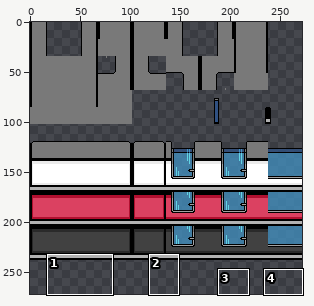
Two versions of one sprite sheet, Z-wall-tiles.png. The picture above shows the old version from afar; the outline marks the close-up.
Close-up. Old version:
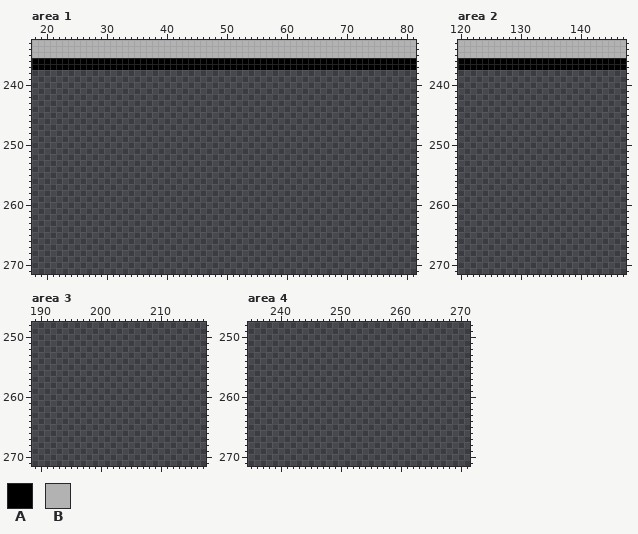
The file is 272x272 pixels. Colours within 5 levels of each other are drawn and written as one. Shown: area 1: x 18..81, y 233..271; area 2: x 120..147, y 233..271; area 3: x 189..217, y 248..271; area 4: x 235..271, y 248..271.
Palette (. is transparent): A #000000  B #b2b2b2
Pixels before, area 1 (only the part around the change), first column x 20:
233 BBBBBBBBBBBBBBBBBBBBBBBBBBBBBBBBBBBBBBBBBBBBBBBBBBBBBBBBBBBBBB
234 BBBBBBBBBBBBBBBBBBBBBBBBBBBBBBBBBBBBBBBBBBBBBBBBBBBBBBBBBBBBBB
235 BBBBBBBBBBBBBBBBBBBBBBBBBBBBBBBBBBBBBBBBBBBBBBBBBBBBBBBBBBBBBB
236 AAAAAAAAAAAAAAAAAAAAAAAAAAAAAAAAAAAAAAAAAAAAAAAAAAAAAAAAAAAAAA
237 AAAAAAAAAAAAAAAAAAAAAAAAAAAAAAAAAAAAAAAAAAAAAAAAAAAAAAAAAAAAAA
238 ..............................................................
239 ..............................................................
240 ..............................................................
241 ..............................................................
242 ..............................................................
243 ..............................................................
244 ..............................................................
245 ..............................................................
246 ..............................................................
247 ..............................................................
248 ..............................................................
249 ..............................................................
250 ..............................................................
251 ..............................................................
252 ..............................................................
253 ..............................................................
254 ..............................................................
255 ..............................................................
256 ..............................................................
257 ..............................................................
258 ..............................................................
259 ..............................................................
260 ..............................................................
261 ..............................................................
262 ..............................................................
263 ..............................................................
264 ..............................................................
265 ..............................................................
266 ..............................................................
267 ..............................................................
268 ..............................................................
269 ..............................................................
270 ..............................................................
271 ..............................................................
Pixels before, area 2, first column x 120:
233 BBBBBBBBBBBBBBBBBBBBBBBBBBBB
234 BBBBBBBBBBBBBBBBBBBBBBBBBBBB
235 BBBBBBBBBBBBBBBBBBBBBBBBBBBB
236 AAAAAAAAAAAAAAAAAAAAAAAAAAAA
237 AAAAAAAAAAAAAAAAAAAAAAAAAAAA
New version:
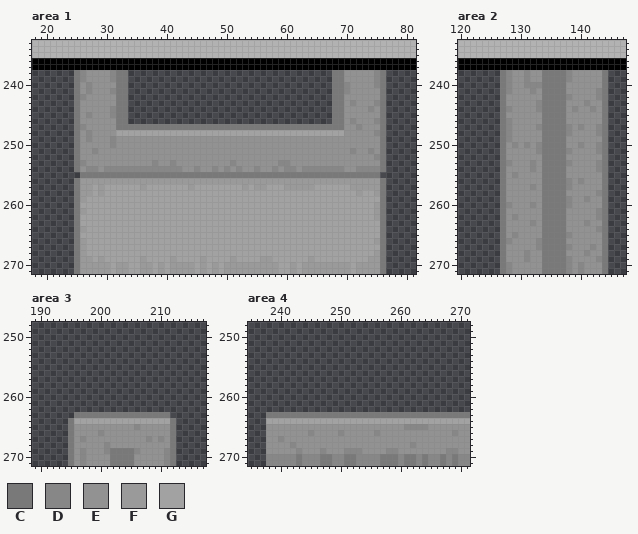
Colours new in this view: C #797979  D #878787  E #929292  F #9a9a9a  G #a2a2a2
Diff:
Changed rows in their new state; - is an unchanged pixel.
Area 1:
first column x 25:
238 CDEEEEDCC----------------------------------CCEEEEEDC
239 CDEEEEDCC----------------------------------CCEEEEEDC
240 CEDEEEECC----------------------------------CCDEEEEDC
241 CEDEEEDCC----------------------------------CCDEEEEEC
242 CDEEEEECC----------------------------------CCEEEEEEC
243 CEEEEEECC----------------------------------CCEDEEEDC
244 CEEEEEDCC----------------------------------CCEEEEDEC
245 CEDEEEDCC----------------------------------CCEEEEEEC
246 CEEEEEECC----------------------------------CCEDEEEDC
247 CDEEEEECCCCCCCCCCCCCCCCCCCCCCCCCCCCCCCCCCCCCCEEDEEEC
248 CEDEEEEGGGGGGGGGGGGGGGGGGGGGGGGGGGGGGGGGGGGGGEEEEEDC
249 CEDEEEDEEEEEEEEEEEEEEEEEEEEEEEEEEEEEEEEEEEEEEEEEEEEC
250 CEEEEEDEEEEEEEEEEEEEEEEEEEEEEEEEEEEEEEEEEEEEEEEEEEEC
251 CEEDEEEEEEEEEEEEEEEEEEEEEEEEEEEEEEEEEEEEEEEEEEDEEDEC
252 CEEEEEEEEEEEEEEEEEEEEEEEEEEEEEEEEEEEEEEEEEEEEEEEEEDC
253 CDEEEEEEEEEEEDEEDEEEEEEEEEDEEEEEEEDDEEEEEEEEEEEEEEEC
254 CEDDEDDDDDDDDDDDDDEEDEEDEDEDEEDEEDEDDEDDDDDDDEEDDDDC
255 -CCCCCCCCCCCCCCCCCCCCCCCCCCCCCCCCCCCCCCCCCCCCCCCCCC-
256 CFFFFFFFFFFFFFFFFFFFFFFFFFFFFFFFFFFFFFFFFFFFFFFFFFFC
257 CFFGFGGGGGGFGGGGGGGFGGGGGGGGFGFFGGGFFFFFGGGGGGFFFFFC
258 CFFGFGGGGGGGGGGGGGGGGGGGGGGGGGGGGGGGGGGGGGGGGGGFGGFC
259 CFGGGGGGGGGGGGGGGGGGGGGGGGGGGGGGGGGGGGGGGGGGGGGGGGGC
260 CGGGGGGGGGGGGGGGGGGGGGGGGGGGGGGGGGGGGGGGGGGGGGGGGGFC
261 CFGGGGGGGGGGGGGGGGGGGGGGGGGGGGGGGGGGGGGGGGGGGGGGGGFC
262 CGGGGGGGGGGGGGGGGGGGGGGGGGGGGGGGGGGGGGGGGGGGGGGGGGFC
263 CGGGGGGGGGGGGGGGGGGGGGGGGGGGGGGGGGGGGGGGGGGGGGGGGGGC
264 CFGGGGGGGGGGGGGGGGGGGGGGGGGGGGGGGGGGGGGGGGGGGGGGGGGC
265 CGGGGGGGGGGGGGGGGGGGGGGGGGGGGGGGGGGGGGGGGGGGGGGGGGGC
266 CFGGGGGGGGGGGGGGGGGGGGGGGGGGGGGGGGGGGGGGGGGGGGGGGGFC
267 CFGGGGGGGGGGGGGGGGGGGGGGGGGGGGGGGGGGGGGGGGGGGGGGGGGC
268 CFGGGGGGGGGGGGGGGGGGGGGGGGGGGGGGGGGGGGGGGGGGGGGGGGFC
269 CFFGFGGGGGGFGGGGFGGGGFGGGGFGGGGFFGGGGGGFGGGGGGGGGFFC
270 CFFFFFGFFGGFFGFGFFFFGFGFGFFFFFFFFFGGFGFFFFFFFFGFFFFC
271 CFFFFFGFFGGFFGFGFFFFGFGFGFFFFFFFFFGGFGFFFFFFFFGFFFFC
Area 2:
first column x 127:
238 CDEEDEECCCCDEEEEEC
239 CDEEDEECCCCDEEEEEC
240 CDEEDDDCCCCEEEEEEC
241 CDEEEDECCCCEEEEEDC
242 CEEEEEECCCCDEEEEDC
243 CEEEEEDCCCCEEEDEEC
244 CDEEEEDCCCCEDEEDEC
245 CEEEEEECCCCEEEEEEC
246 CDEEEEECCCCEEEEEEC
247 CDEEEEDCCCCDEDEEDC
248 CDEEEEECCCCDEEEEDC
249 CDEEEEECCCCEEEEEEC
250 CEDEDEDCCCCEEDEEDC
251 CEEEEEDCCCCDEEEEDC
252 CEEEEEECCCCEEEEEEC
253 CDEEEDECCCCDEEEEDC
254 CEEEEDECCCCEEEEEDC
255 CEDEEEECCCCEEEEEEC
256 CEEEEEECCCCDEDEEEC
257 CEEEEDECCCCDEEEEEC
258 CEEEEEECCCCEEEEEDC
259 CEEEEEECCCCDEEDEEC
260 CDEEEDECCCCDEEEEEC
261 CEEEEEECCCCEEEEEDC
262 CEDEEEECCCCEEEEEDC
263 CEEEEDECCCCEEEDEEC
264 CEEEEEECCCCEEEEEDC
265 CEDEEEECCCCDEEEEEC
266 CDEEEEDCCCCEEEEEEC
267 CEEEEEDCCCCDEEEDEC
268 CEEEDEECCCCEEEDEEC
269 CEEEDEECCCCDEEEEDC
270 CDEEEEECCCCDEDEEEC
271 CDEEEEECCCCDEDEEEC
Area 3:
first column x 195:
263 -CCCCCCCCCCCCCCCC-
264 CGGGGGGGGGGGGGGGGC
265 CEEEEEEEEEEDEEEEEC
266 CEEEEDEEEEEEEEEEEC
267 CEDEEEEEEEEEEDEDEC
268 CEEEEEDEEEEEEEEEEC
269 CEDEEEDCCCCDEEEEDC
270 CEDEEEECCCCEEEEEDC
271 CEDEEEECCCCEEEEEDC
Area 4:
first column x 238:
263 CCCCCCCCCCCCCCCCCCCCCCCCCCCCCCCCCC
264 GGGGGGGGGGGGGGGGGGGGGGGGGGGGGGGGGG
265 EEEEEEEEEEEEEEEEEEEEEEEDDDDEEEEEEE
266 EEEEEEEDEEEEDEEEEEDEEEEEEEEEEEEDEE
267 EEDEEEEEEEEEEEEEEEEEEEEEEEEEEEEEEE
268 EEEEDEEEEEEEEEEEEEEEEEEEDEEEEEEEEE
269 EEEEEDEEEDEEEDDDEEEEDDEEEEEEEEDDEE
270 DDDDDCDDDCCDDCCDDDDCCCDCCDCDDCDCDD
271 DDDDDCDDDCCDDCCDDDDCCCDCCDCDDCDCDD
